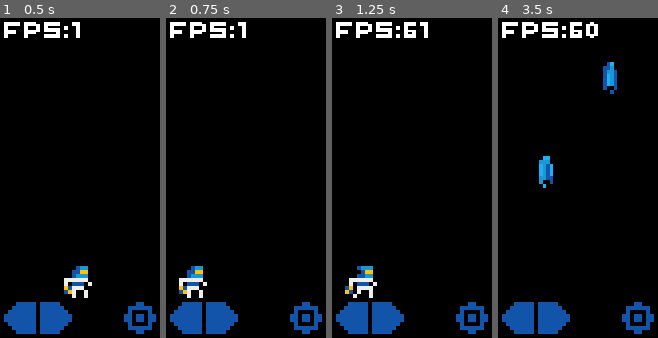
Above: before the commit, frames 1-4 (left to right).
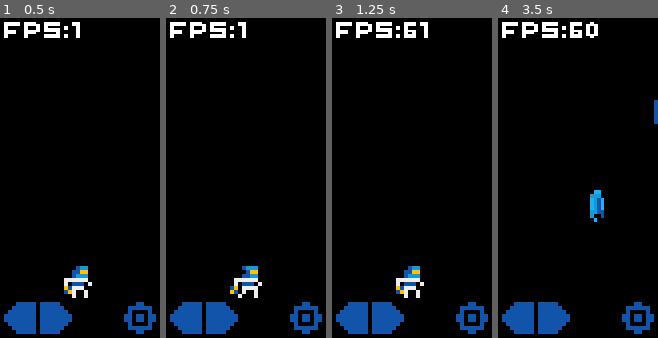
Above: after the commit, the same moments.

Repository: whmsft/vechten
Game: Godot game, scene res://scenes/Game.tscn
Two runs of this game, one before a commit and one after it. Both use one fixed random seed, a clock stepped at 60 frames per second and the inputs below.
Inputs (mouse positions are in pixels of both pictures, inside the frame that each line leads up to):
- Up to frame 1 (0.5 s): no input
- Up to frame 2 (0.75 s): click (185, 318) at 0.52 s
- Up to frame 3 (1.25 s): no input
- Up to frame 4 (3.5 s): click (554, 318) at 1.27 s; click (638, 318) at 2.02 s; move the mouse to (613, 162) at 2.77 s; hold Right (key_right) from 2.78 s (still down); hold Space (key_space) from 2.78 s (still down)

Frame 1 is identical in both runs. In frame 2, 2.1% of the frame differs, in the area x 8-60%, y 77-88%; in frame 3, 2.1%; in frame 4, 2.2%, in the area x 25-100%, y 13-64%.

Commit message:
change Button objects for multi-touch

Diff:
--- a/scenes/Game.tscn
+++ b/scenes/Game.tscn
@@ -1,15 +1,16 @@
-[gd_scene load_steps=15 format=2]
+[gd_scene load_steps=16 format=2]
 
 [ext_resource path="res://assets/player_idle.png" type="Texture" id=1]
 [ext_resource path="res://assets/player_move.png" type="Texture" id=2]
 [ext_resource path="res://assets/player_huff.png" type="Texture" id=3]
 [ext_resource path="res://scripts/Game.gd" type="Script" id=4]
-[ext_resource path="res://assets/arrow.png" type="Texture" id=5]
+[ext_resource path="res://assets/arrow_lft.png" type="Texture" id=5]
 [ext_resource path="res://assets/bullet0.png" type="Texture" id=6]
 [ext_resource path="res://assets/fire.png" type="Texture" id=7]
 [ext_resource path="res://assets/bullet1.png" type="Texture" id=8]
 [ext_resource path="res://assets/player_fire.png" type="Texture" id=9]
 [ext_resource path="res://assets/pixel.ttf" type="DynamicFontData" id=10]
+[ext_resource path="res://assets/arrow_rit.png" type="Texture" id=11]
 
 [sub_resource type="SpriteFrames" id=1]
 animations = [ {
@@ -61,31 +62,7 @@
 frame = 1
 playing = true
 
-[node name="btn_left" type="TextureButton" parent="."]
-margin_right = 8.0
-margin_bottom = 8.0
-action_mode = 0
-texture_normal = ExtResource( 5 )
-texture_pressed = ExtResource( 5 )
-texture_hover = ExtResource( 5 )
-
-[node name="btn_right" type="TextureButton" parent="."]
-margin_right = 8.0
-margin_bottom = 8.0
-action_mode = 0
-texture_normal = ExtResource( 5 )
-texture_pressed = ExtResource( 5 )
-texture_hover = ExtResource( 5 )
-flip_h = true
-
-[node name="btn_fire" type="TextureButton" parent="."]
-margin_right = 8.0
-margin_bottom = 8.0
-texture_normal = ExtResource( 7 )
-texture_pressed = ExtResource( 7 )
-texture_hover = ExtResource( 7 )
-
-[node name="Label" type="Label" parent="."]
+[node name="FPS_label" type="Label" parent="."]
 margin_left = 1.0
 margin_top = 1.0
 margin_right = 30.0
@@ -93,5 +70,14 @@
 theme = SubResource( 3 )
 text = "FPS: "
 
-[node name="bullet_timer" type="Timer" parent="."]
-wait_time = 0.5
+[node name="btn_left" type="TouchScreenButton" parent="."]
+normal = ExtResource( 5 )
+pressed = ExtResource( 5 )
+
+[node name="btn_right" type="TouchScreenButton" parent="."]
+normal = ExtResource( 11 )
+pressed = ExtResource( 11 )
+
+[node name="btn_fire" type="TouchScreenButton" parent="."]
+normal = ExtResource( 7 )
+pressed = ExtResource( 7 )
--- a/scripts/Game.gd
+++ b/scripts/Game.gd
@@ -2,7 +2,7 @@
 ## Name: vechten   ##
 ## Author: @whmsft ##
 ## version: v0b1   ##
-## commit: 12      ##
+## commit: 14      ##
 #####################
 
 extends Node2D
@@ -26,24 +26,24 @@
 
 func _process(_delta):
 	FPS = Engine.get_frames_per_second()
-	$Label.text = "FPS:"+str(FPS)
+	$FPS_label.text = "FPS:"+str(FPS)
 	MOUSE = get_global_mouse_position()
 	update_player(_delta)
 	update_bullet(_delta)
 
 func update_player(_delta):
 	var old_position = $Player.position
-	if Input.is_action_pressed("key_left") or $btn_left.pressed: $Player.position.x += -192*_delta
-	elif Input.is_action_pressed("key_right") or $btn_right.pressed: $Player.position.x += +192*_delta
+	if Input.is_action_pressed("key_left") or $btn_left.is_pressed(): $Player.position.x += -192*_delta
+	elif Input.is_action_pressed("key_right") or $btn_right.is_pressed(): $Player.position.x += +192*_delta
 	if old_position.x != $Player.position.x: $Player.animation = "walk"
-	elif Input.is_action_pressed("key_space") or $btn_fire.pressed: $Player.animation = "fire"
+	elif Input.is_action_pressed("key_space") or $btn_fire.is_pressed(): $Player.animation = "fire"
 	else: $Player.animation = "idle"
 	$Player.flip_h = bool($Player.position.x-old_position.x < 0)
 	if $Player.position.x < -4 : $Player.position.x = 48
 	elif $Player.position.x > 48: $Player.position.x = -4
 
 func update_bullet(_delta):
-	if (Input.is_action_pressed("key_space") or $btn_fire.pressed):
+	if (Input.is_action_pressed("key_space") or $btn_fire.is_pressed()):
 		timer += _delta
 		if (timer > timer_limit):
 			timer -= timer_limit
Renamed: assets/arrow.png -> assets/arrow_lft.png
Not shown, added: assets/arrow_lft.png.import
Binary file added: assets/arrow_rit.png
Not shown, added: assets/arrow_rit.png.import
Not shown, changed: diff.txt
